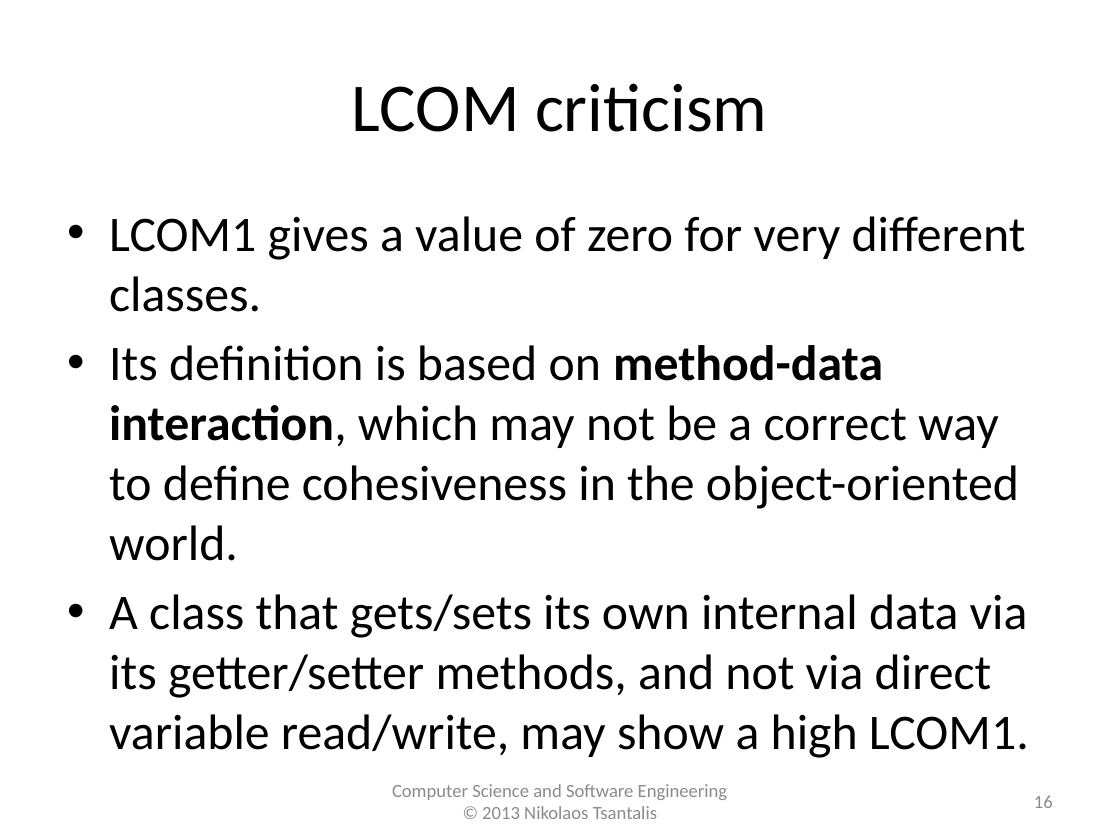
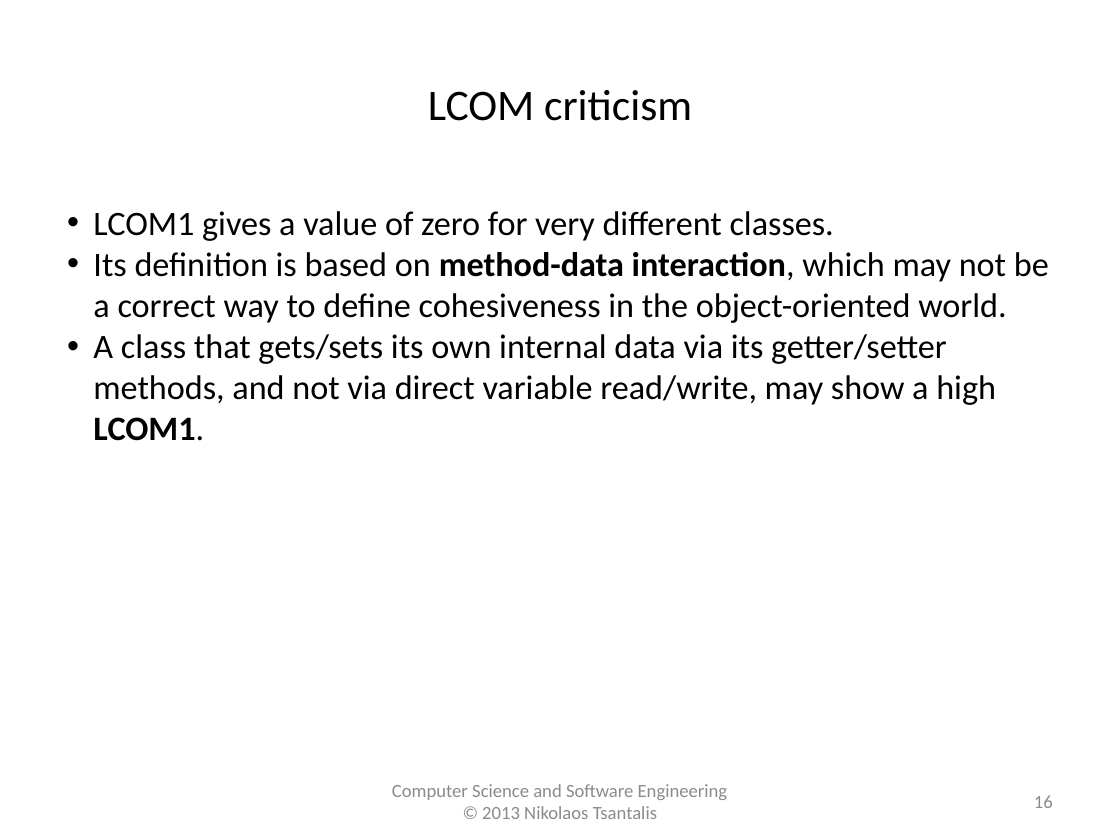
Before and after one commit to tajmilur-rahman/SOEN6611, a slide deck: slide 16 of lectures/lec3/Object-Oriented_Metrics_CK.pptx. Drawn at 1120x840 pixels with LibreOffice and Linux fonts; fonts in the diff are those of the drawing. Boxes give left, top, right and bottom in pixels: in the first picture for what was removed or moved away, otherwise in the second. Text is boxed around its words. In the diff, an @@ line names an element or a change of style, - is before the commit and + after.

Commit message:
project data files updated. class lectures updated.

```diff
--- a/lectures/lec3/Object-Oriented_Metrics_CK.pptx
+++ b/lectures/lec3/Object-Oriented_Metrics_CK.pptx
@@ text "LCOM criticism" at [428,90,692,121]: size 44 to 28 pt @@
@@ text "LCOM1 gives a value of ..." at [93,211,1049,441]: size 32 to 22 pt; bold on in "LCOM1."; indent changed; less space between paragraphs @@
```
Also in this commit, not shown: 20 other slides changed, 9 other files.
